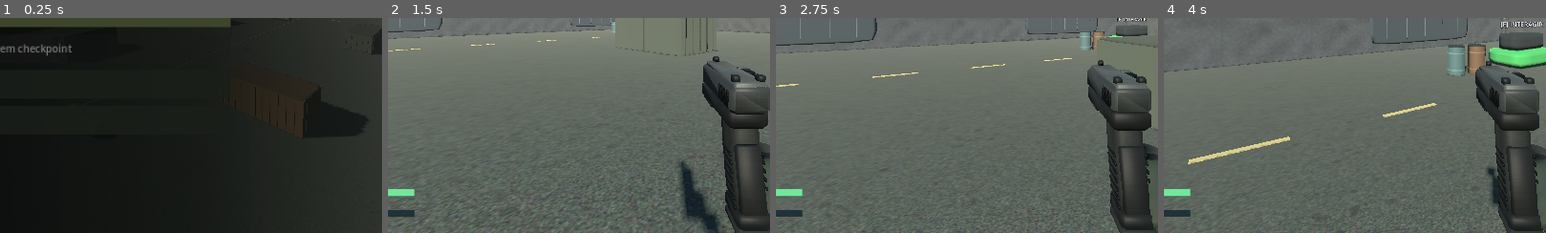
Above: before the commit, frames 1-4 (left to right).
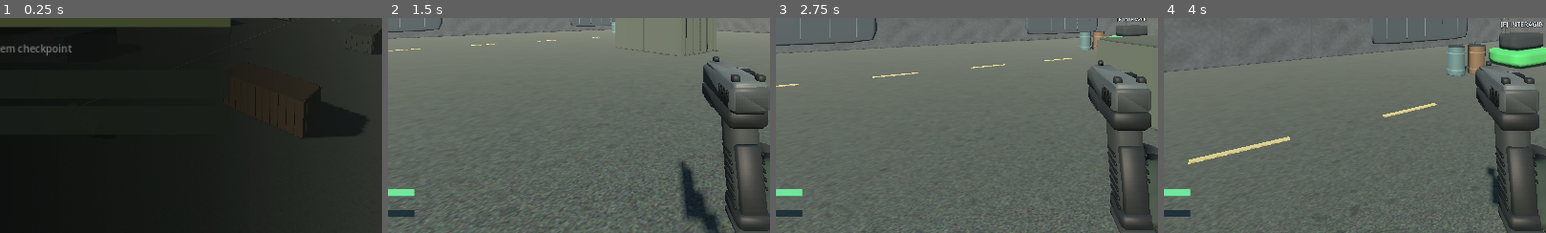
Above: after the commit, the same moments.

Repository: TPollTech/Frontline-Survival
Game: Godot game, scene res://scenes/main.tscn
The game is run twice, just before and just after one commit, with the same random seed, the same clock (stepped at 60 frames per second) and the same inputs.
Inputs (mouse positions are % of the whole screen's width and height, from its top left):
- Up to frame 1 (0.25 s): no input
- Up to frame 2 (1.5 s): click "Novo jogo" at 0.5 s; tap Enter at 1.25, 1.35 s; move the mouse to (55, 50) at 1.27 s; hold W from 1.28 s (still down); click (55, 50) at 1.42 s
- Up to frame 3 (2.75 s): keep holding W; tap Space at 1.52, 2.27 s; move the mouse to (45, 50) at 2.02 s; tap Keypad Enter at 2.1 s
- Up to frame 4 (4 s): keep holding W; move the mouse to (52, 48) at 2.77 s; tap F at 2.85 s; move the mouse to (49, 52) at 3.52 s; tap 1 at 3.6 s; click (49, 52) at 3.67 s; tap Space at 3.77 s
The pictures show only the part of the screen within x 17-67%, y 50-100%; the shares and areas given below are measured in that part.

The runs differ from the first frame. In frame 2, 0.1% of the frame differs, in the area x 85-98%, y 18-95%; in frame 3, 0.1%, in the area x 84-96%, y 20-95%; in frame 4, 0.1%.

Commit message:
feat(assets): ship and verify per-surface PBR [skip ci]

Diff:
--- a/scripts/weapon_materials.gd
+++ b/scripts/weapon_materials.gd
@@ -1,8 +1,12 @@
 extends RefCounted
 ## Subtle procedural metal/polymer surfaces, multiplied by glTF COLOR_0.
 ## Three-plane UV projection means existing GLBs need no UV unwrapping.
+const PROFILES := {
+    "painted_metal": false, "exposed_metal": false, "brass": false,
+    "polymer": true, "rubber": true, "wood": true,
+}
+static var profiled_materials: Dictionary = {}
 static var metal_material: StandardMaterial3D
-static var polymer_material: StandardMaterial3D
 
 static func _build_surface(polymer: bool) -> StandardMaterial3D:
     var material := StandardMaterial3D.new()
@@ -30,17 +34,24 @@
 static func apply_colors(root: Node) -> void:
     if metal_material == null:
         metal_material = _build_surface(false)
-        polymer_material = _build_surface(true)
     _paint_recursive(root)
 
 static func _paint_recursive(node: Node) -> void:
     if node is MeshInstance3D:
         var part := node as MeshInstance3D
-        var name_lower := part.name.to_lower()
-        # Grouped viewmodel magazines/grips read differently from metal.
-        var polymer := name_lower.contains("mag") or name_lower.contains("grip") \
-            or name_lower.contains("polymer") or name_lower.contains("stock")
-        part.material_override = polymer_material if polymer else metal_material
+        if part.mesh != null:
+            for i in range(part.mesh.get_surface_count()):
+                var source := part.mesh.surface_get_material(i) as StandardMaterial3D
+                if source != null and PROFILES.has(source.resource_name):
+                    if not profiled_materials.has(source):
+                        var material := _build_surface(PROFILES[source.resource_name])
+                        material.resource_name = source.resource_name
+                        material.metallic = source.metallic
+                        material.roughness = source.roughness
+                        profiled_materials[source] = material
+                    part.set_surface_override_material(i, profiled_materials[source])
+                elif source == null or source.vertex_color_use_as_albedo:
+                    part.set_surface_override_material(i, metal_material)
         part.cast_shadow = GeometryInstance3D.SHADOW_CASTING_SETTING_ON
     for child in node.get_children():
         _paint_recursive(child)
--- a/tests/runtime_wave_qa.gd
+++ b/tests/runtime_wave_qa.gd
@@ -915,9 +915,10 @@
             var part: Node = pending.pop_back()
             if part is MeshInstance3D:
                 var mi: MeshInstance3D = part as MeshInstance3D
-                if mi.material_override is StandardMaterial3D:
-                    var material: StandardMaterial3D = mi.material_override
-                    found_palette = found_palette or material.vertex_color_use_as_albedo
+                if mi.mesh != null:
+                    for surface in range(mi.mesh.get_surface_count()):
+                        var material := mi.get_active_material(surface) as StandardMaterial3D
+                        found_palette = found_palette or (material != null and material.vertex_color_use_as_albedo)
             for child in part.get_children():
                 pending.append(child)
         _expect(found_palette, "weapon GLB palette was not applied on runtime mesh")
Binary file changed: assets/models/bolt_sniper.glb
Binary file changed: assets/models/bolt_sniper_action.glb
Binary file changed: assets/models/bolt_sniper_body.glb
Binary file changed: assets/models/bolt_sniper_mag.glb
Binary file changed: assets/models/lmg.glb
Binary file changed: assets/models/lmg_action.glb
Binary file changed: assets/models/lmg_body.glb
Binary file changed: assets/models/lmg_mag.glb
Binary file changed: assets/models/pistol.glb
Binary file changed: assets/models/pistol_action.glb
Binary file changed: assets/models/pistol_body.glb
Binary file changed: assets/models/pistol_mag.glb
(and 22 more such lines)
